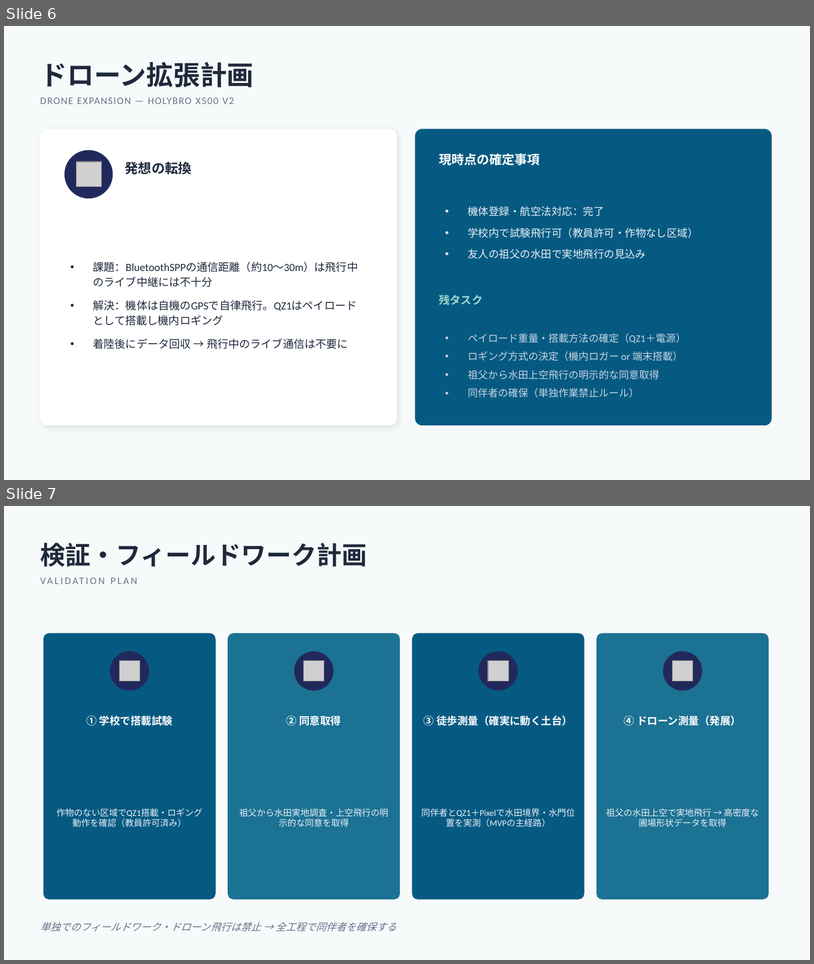
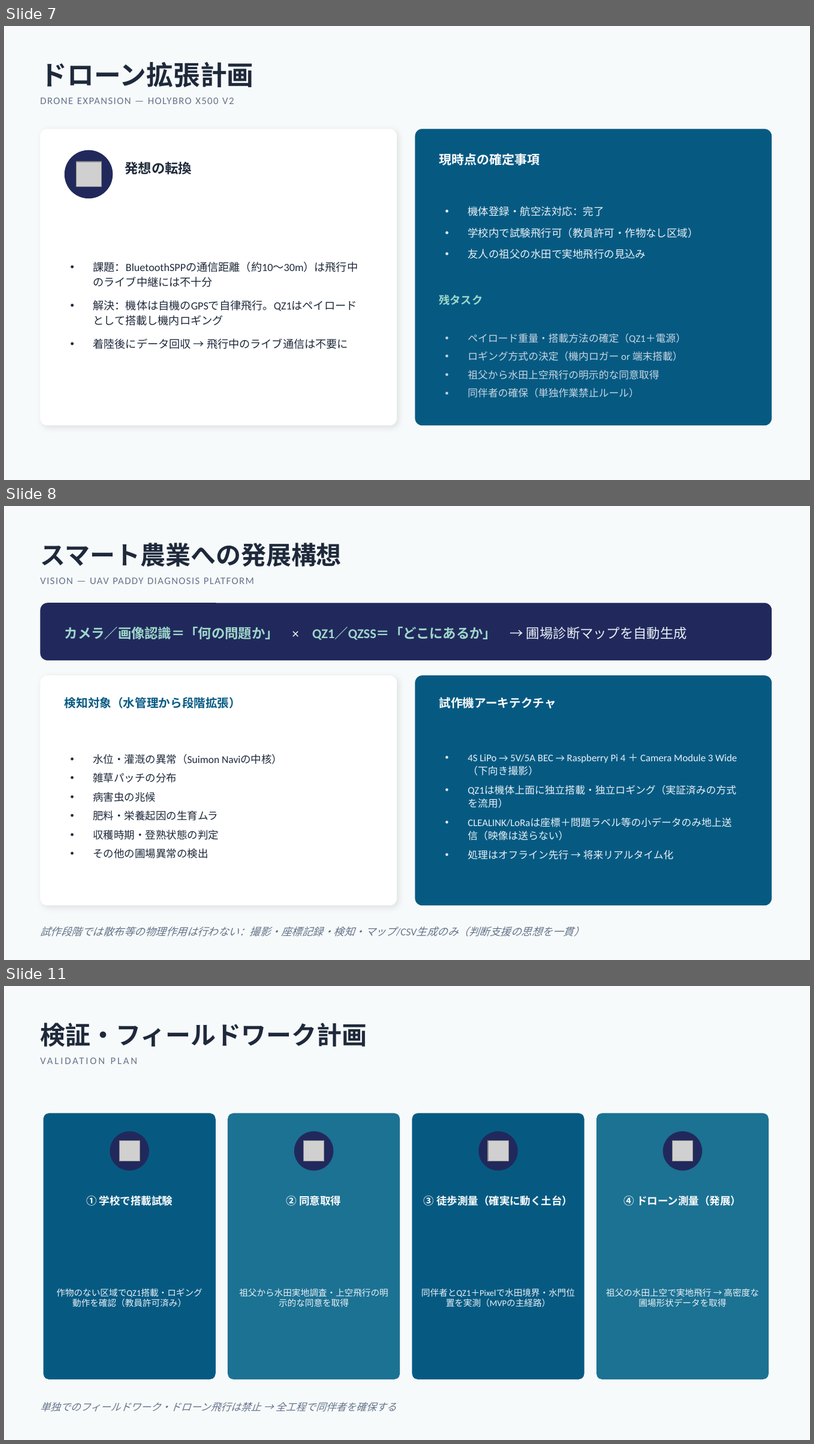
Before and after one commit to Klayertan/michibiki-suimon-navi, a slide deck: Suimon_Navi_Plan.pptx. Shown one above the other, each under a label of ours: slides 6 and 7 before the commit, slides 7, 8 and 11 after it; the slides between them are not shown. The pictures are 814x964 and 814x1444 pixels, drawn with LibreOffice and Linux fonts; fonts in the diff are those of the drawing; grey boxes stand for pictures. Boxes give left, top, right and bottom in pixels: in the first picture for what was removed or moved away, otherwise in the second. Text is boxed around its words. In the diff, an @@ line names an element or a change of style, - is before the commit and + after.

```diff
--- a/Suimon_Navi_Plan.pptx
+++ b/Suimon_Navi_Plan.pptx
@@ slide 8 added at bbox=[4, 506, 810, 960], background #F7FAFA @@
@@ text added at bbox=[40, 543, 342, 567], 30 pt, text #1E293B, bold @@
+スマート農業への発展構想
@@ text added at bbox=[40, 577, 254, 584], 12 pt, text #64748B @@
+VISION — UAV PADDY DIAGNOSIS PLATFORM
@@ rounded rectangle added at bbox=[40, 603, 772, 660], fill #21295C @@
@@ text added at bbox=[65, 627, 687, 640], 16 pt, text #9FD8CB, bold @@
+カメラ／画像認識＝「何の問題か」 × QZ1／QZSS＝「どこにあるか」 → 圃場診断マップを自動生成
@@ rounded rectangle added at bbox=[40, 675, 397, 905], fill #FFFFFF @@
@@ rounded rectangle added at bbox=[416, 675, 772, 905], fill #065A82 @@
@@ text added at bbox=[65, 697, 241, 708], 14 pt, text #065A82, bold @@
+検知対象（水管理から段階拡張）
@@ text added at bbox=[440, 697, 557, 708], 14 pt, text #FFFFFF, bold @@
+試作機アーキテクチャ
@@ text added at bbox=[93, 754, 282, 858], 12.5 pt, text #1E293B @@
+• 水位・灌漑の異常（Suimon Naviの中核）
+• 雑草パッチの分布
+• 病害虫の兆候
+• 肥料・栄養起因の生育ムラ
+• 収穫時期・登熟状態の判定
+• その他の圃場異常の検出
@@ text added at bbox=[468, 754, 737, 859], 12 pt, text #E9F1F7 @@
+• 4S LiPo → 5V/5A BEC → Raspberry Pi 4 ＋ Camera Module 3 Wide（下向き撮影）
+• QZ1は機体上面に独立搭載・独立ロギング（実証済みの方式を流用）
+• CLEALINK/LoRaは座標＋問題ラベル等の小データのみ地上送信（映像は送らない）
+• 処理はオフライン先行 → 将来リアルタイム化
@@ text added at bbox=[40, 926, 585, 936], 12.5 pt, text #64748B, italic @@
+試作段階では散布等の物理作用は行わない：撮影・座標記録・検知・マップ/CSV生成のみ（判断支援の思想を一貫）
@@ what was slide 6 is now slide 7 @@
@@ what was slide 7 is now slide 11 @@
```
Also in this commit, not shown: 5 slides changed, 3 other slides added, 1 other file.
